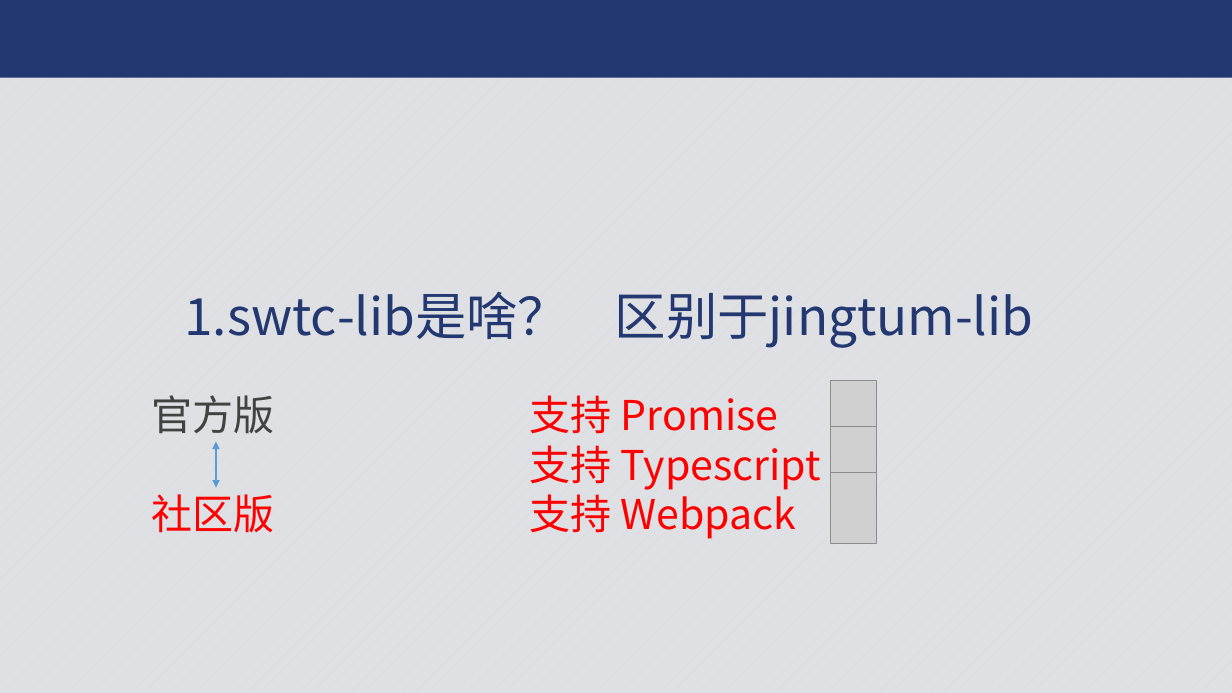
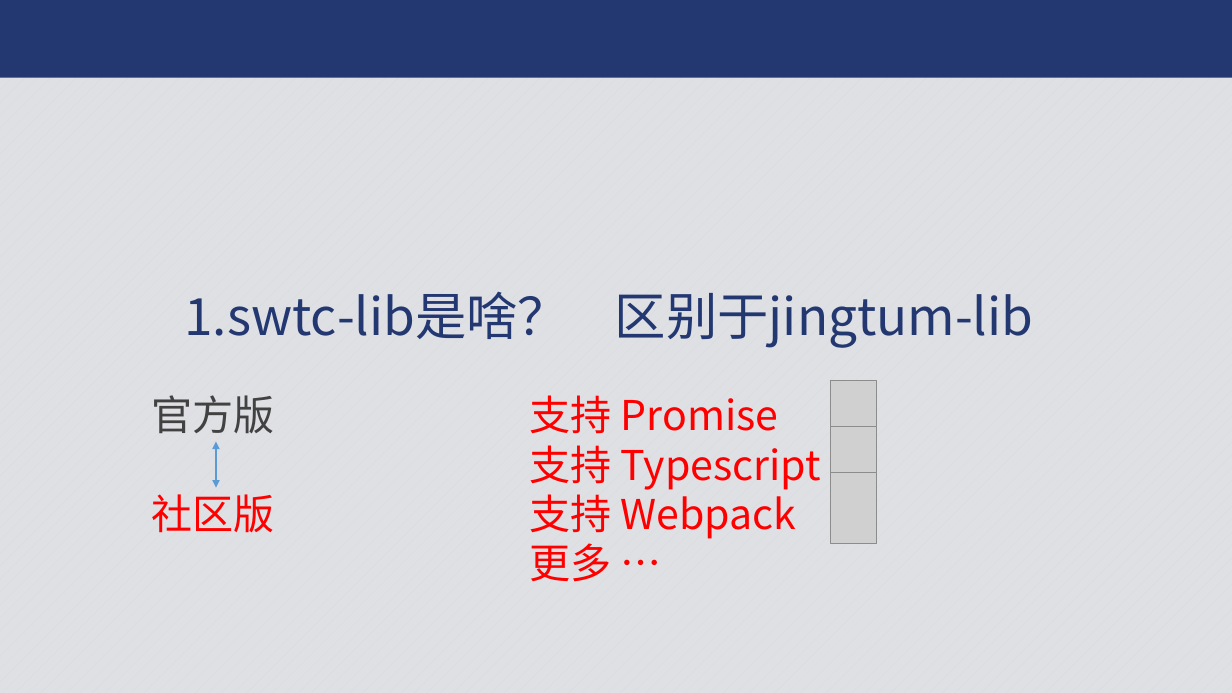
Before and after one commit to JCCDex/jingtum_doc, a slide deck: slide 3 of pfp14-swtclib.pptx. Drawn at 1232x693 pixels with LibreOffice and Linux fonts; fonts in the diff are those of the drawing; grey boxes stand for pictures; background and template pictures are left out. Boxes give left, top, right and bottom in pixels: in the first picture for what was removed or moved away, otherwise in the second. Text is boxed around its words. In the diff, an @@ line names an element or a change of style, - is before the commit and + after.

```diff
--- a/pfp14-swtclib.pptx
+++ b/pfp14-swtclib.pptx
@@ text at (529, 543, 611, 582): paragraph added @@
+更多 …
```
Also in this commit, not shown: 2 other slides changed, 1 other file.
